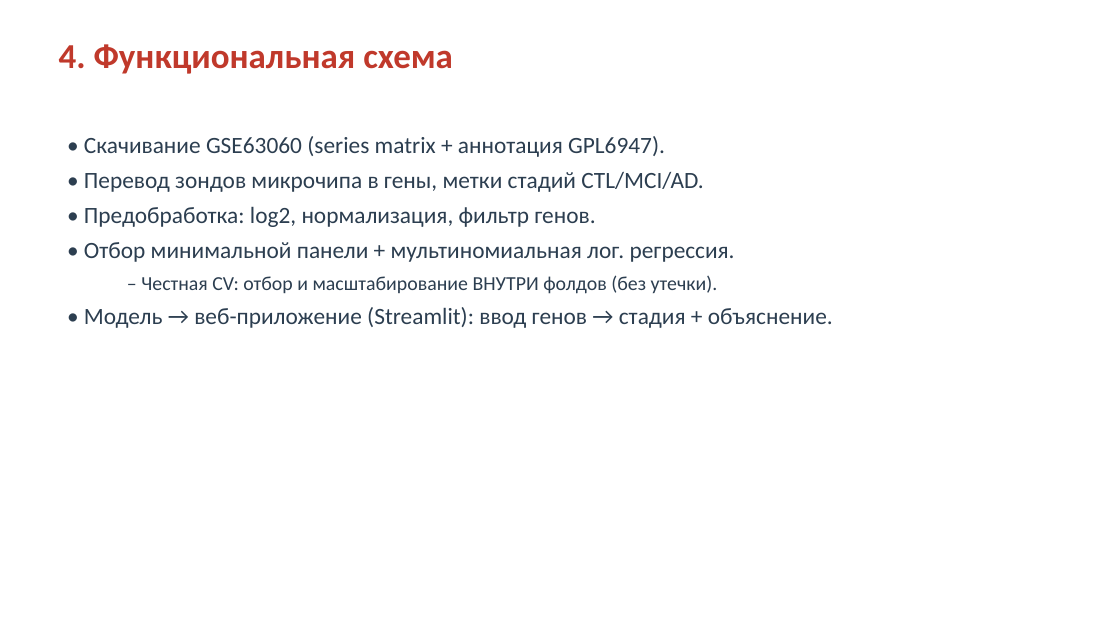
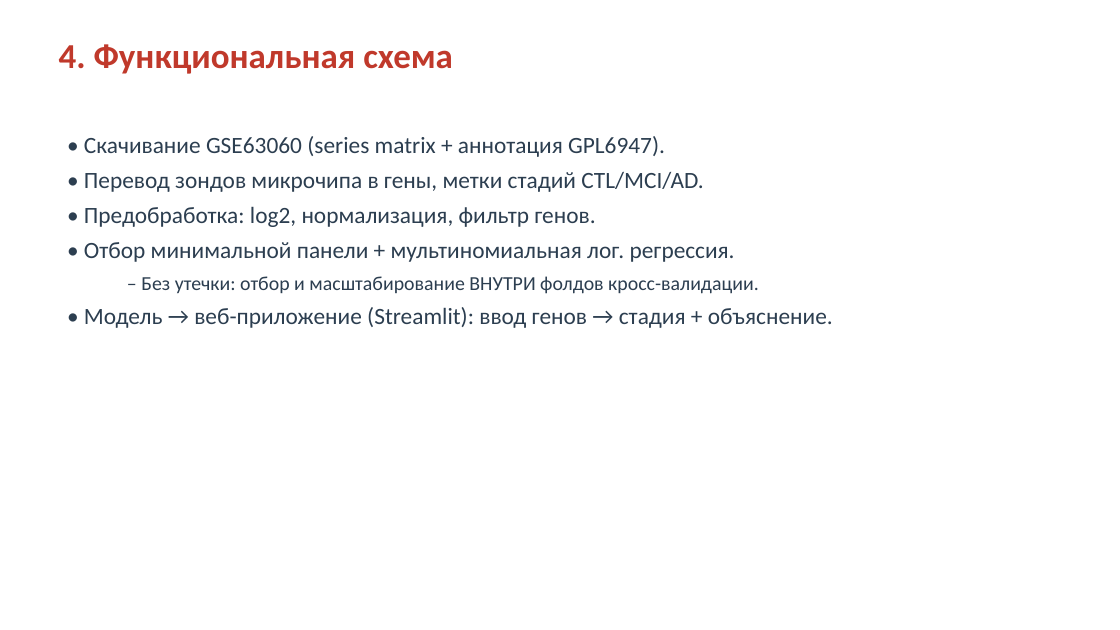
Before and after one commit to vverakorolevaa/alzheimer, a slide deck: slide 5 of docs/Презентация_AD_Blood_Stage.pptx. Drawn at 1120x630 pixels with LibreOffice and Linux fonts; fonts in the diff are those of the drawing. Boxes give left, top, right and bottom in pixels: in the first picture for what was removed or moved away, otherwise in the second. Text is boxed around its words. In the diff, an @@ line names an element or a change of style, - is before the commit and + after.

```diff
--- a/docs/Презентация_AD_Blood_Stage.pptx
+++ b/docs/Презентация_AD_Blood_Stage.pptx
@@ text at <box>141,276,759,294</box>: text changed @@
-  – Честная CV: отбор и масштабирование ВНУТРИ фолдов (без утечки).
+  – Без утечки: отбор и масштабирование ВНУТРИ фолдов кросс-валидации.
```
Also in this commit, not shown: 6 other slides changed, 10 other files.
